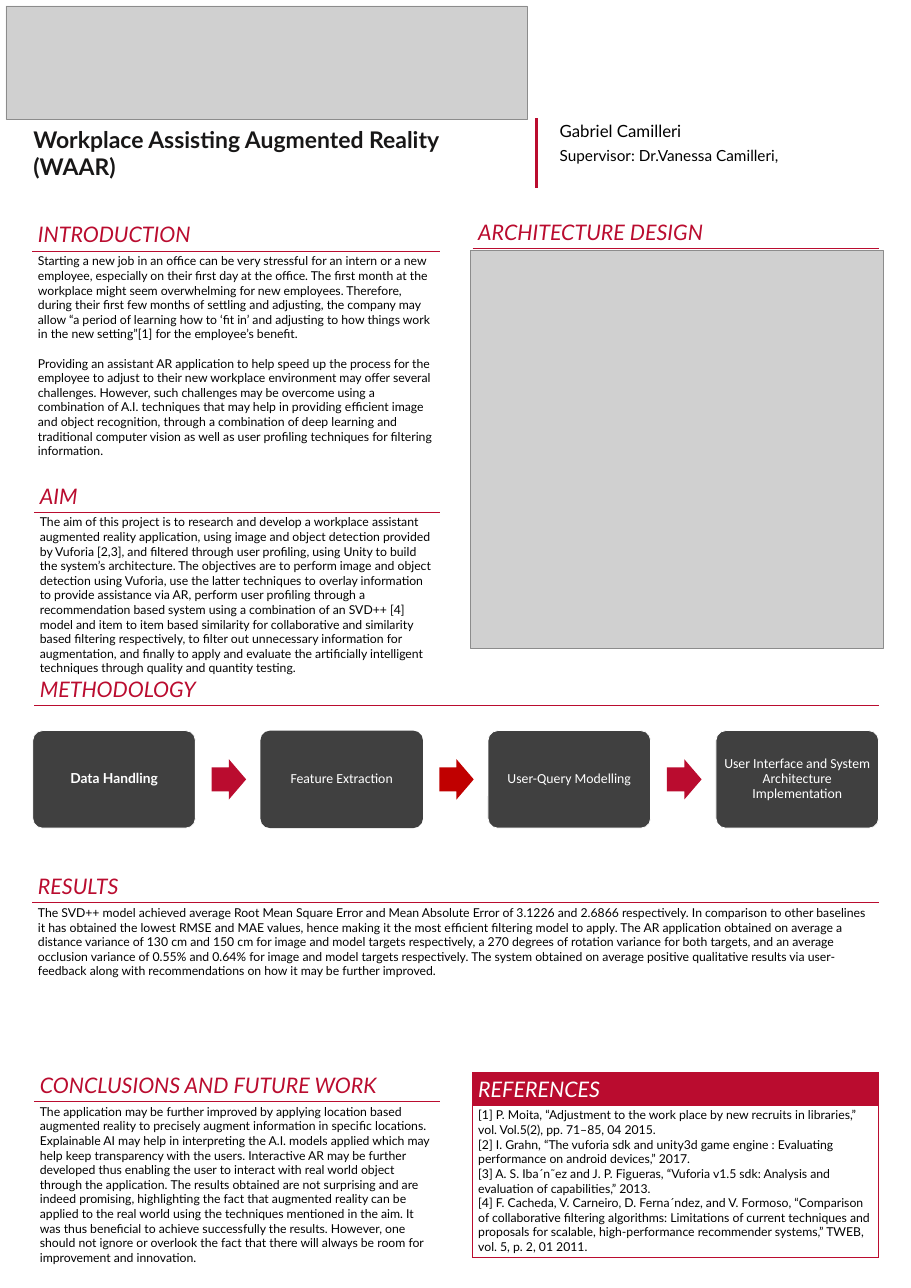
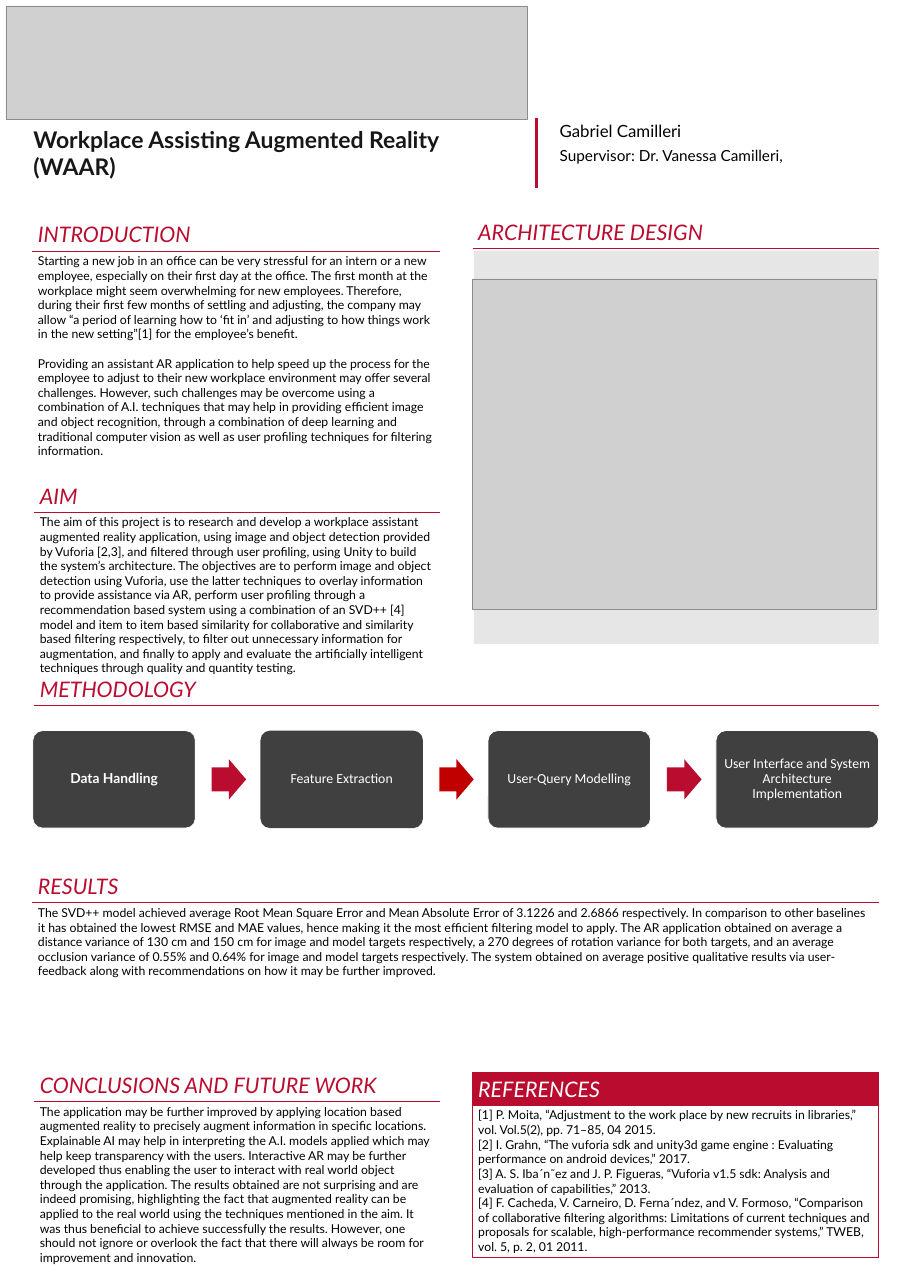
Before and after one commit to Gabbu98/FYPWAAR, a slide deck: slide 1 of PosterTemplate1/Poster Template 1/Poster_Template1.pptx. Drawn at 911x1288 pixels with LibreOffice and Linux fonts; fonts in the diff are those of the drawing; grey boxes stand for pictures. Boxes give left, top, right and bottom in pixels: in the first picture for what was removed or moved away, otherwise in the second. Text is boxed around its words. In the diff, an @@ line names an element or a change of style, - is before the commit and + after.

```diff
--- a/PosterTemplate1/Poster Template 1/Poster_Template1.pptx
+++ b/PosterTemplate1/Poster Template 1/Poster_Template1.pptx
@@ text at box(560, 149, 783, 164): spaces changed @@
-Supervisor: Dr.Vanessa Camilleri,
+Supervisor: Dr. Vanessa Camilleri,
@@ picture: place and size @@
-picture at box(471, 250, 883, 648)
+picture at box(473, 279, 877, 610)
```
Also in this commit, not shown: 32 other files.
